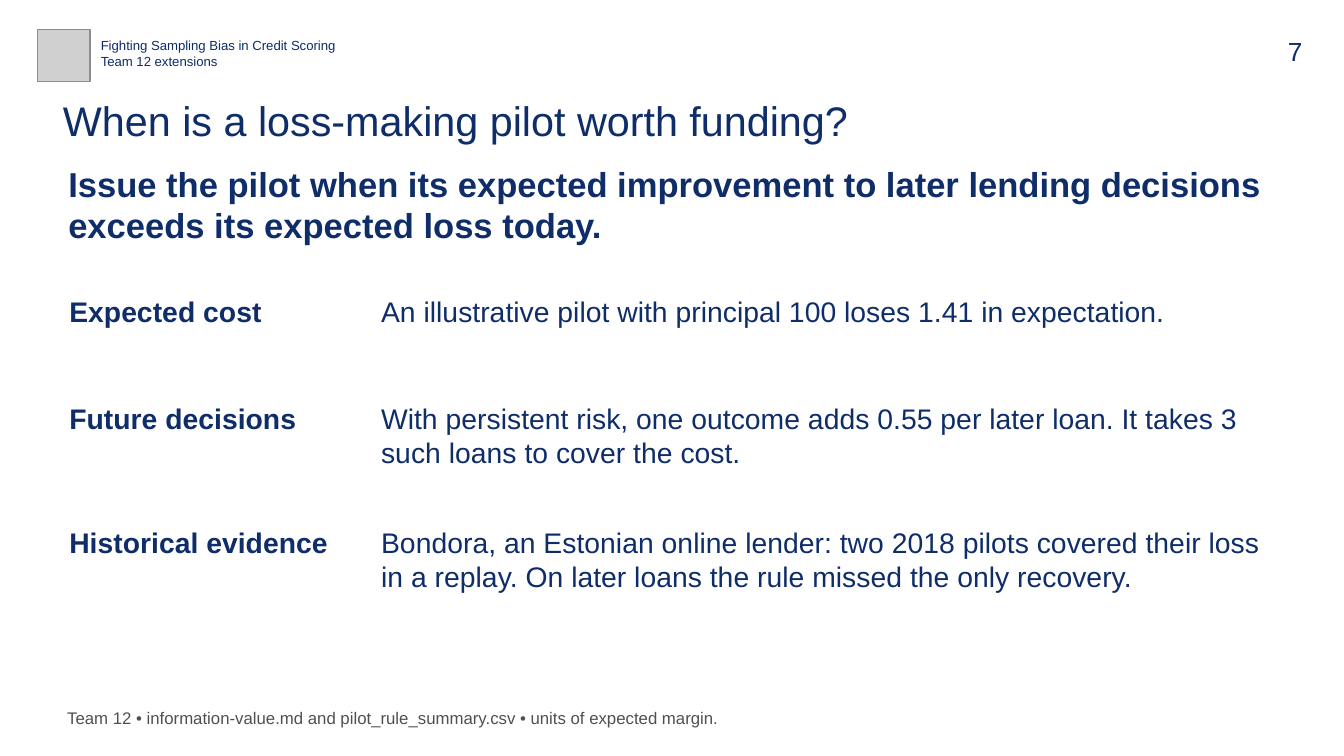
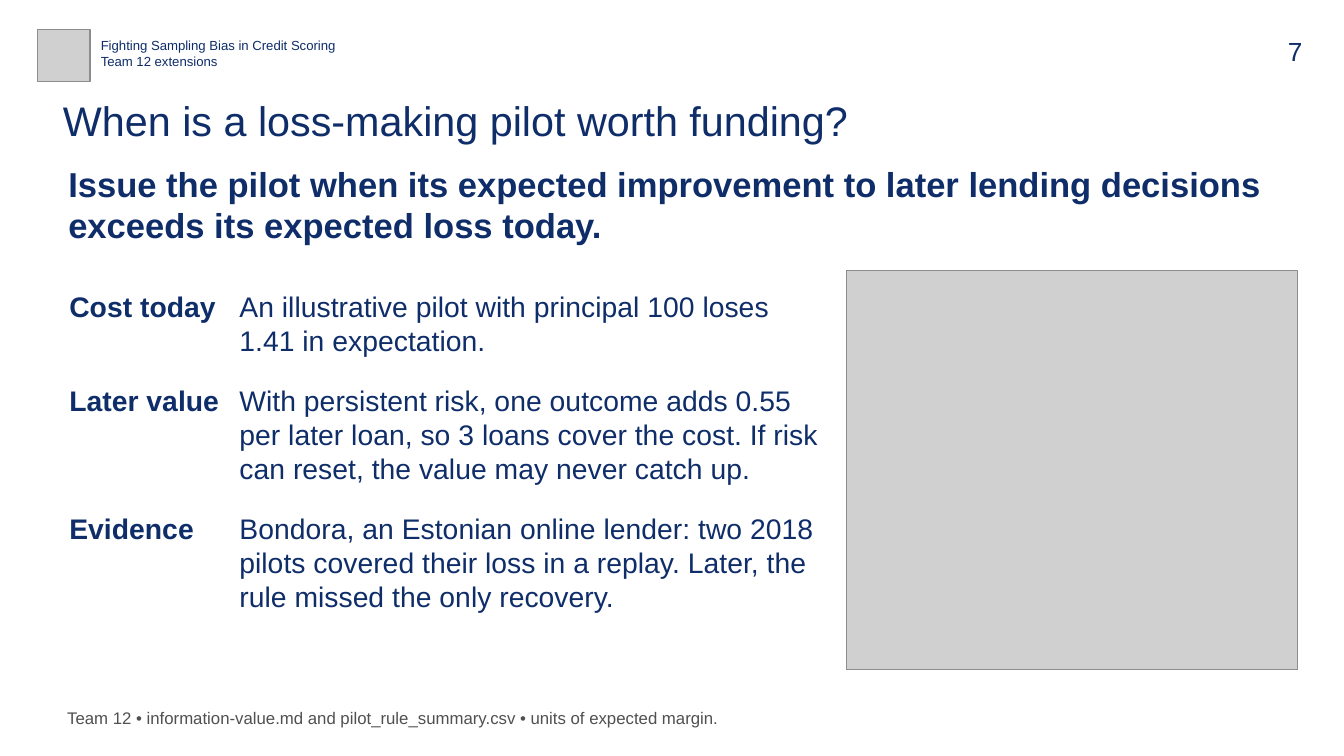
Before and after one commit to bigpurota/paper11, a slide deck: slide 7 of slides/paper11.pptx. Drawn at 1344x756 pixels with LibreOffice and Linux fonts; fonts in the diff are those of the drawing; grey boxes stand for pictures. Boxes give left, top, right and bottom in pixels: in the first picture for what was removed or moved away, otherwise in the second. Text is boxed around its words. In the diff, an @@ line names an element or a change of style, - is before the commit and + after.

```diff
--- a/slides/paper11.pptx
+++ b/slides/paper11.pptx
@@ text at (x1=69, y1=296, x2=216, y2=322): text changed @@
-Expected cost
+Cost today
@@ text "An illustrative pilot with principal ..." rewrapped from (x1=381, y1=301, x2=1164, y2=328) to (x1=239, y1=296, x2=769, y2=356) @@
@@ picture added at (x1=847, y1=271, x2=1299, y2=670) @@
@@ text at (x1=69, y1=390, x2=218, y2=412): text changed @@
-Future decisions
+Later value
@@ text at (x1=239, y1=390, x2=817, y2=485): text changed @@
-With persistent risk, one outcome adds 0.55 per later loan. It takes 3 such loans to cover the cost.
+With persistent risk, one outcome adds 0.55 per later loan, so 3 loans cover the cost. If risk can reset, the value may never catch up.
@@ text at (x1=69, y1=518, x2=193, y2=540): text changed @@
-Historical evidence
+Evidence
@@ text at (x1=239, y1=518, x2=813, y2=613): text changed @@
-Bondora, an Estonian online lender: two 2018 pilots covered their loss in a replay. On later loans the rule missed the only recovery.
+Bondora, an Estonian online lender: two 2018 pilots covered their loss in a replay. Later, the rule missed the only recovery.
```
Also in this commit, not shown: 2 other slides changed, 10 other files.
